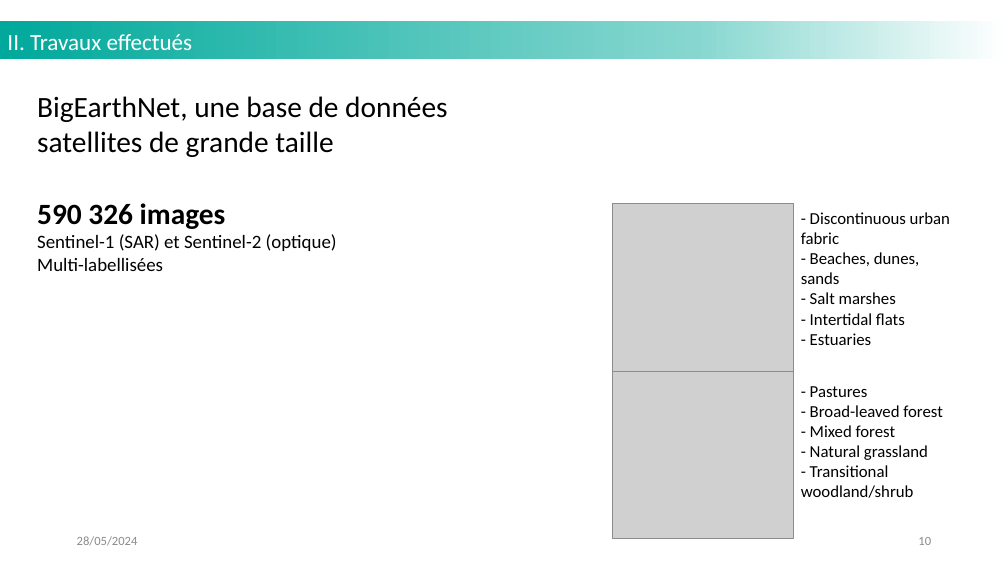
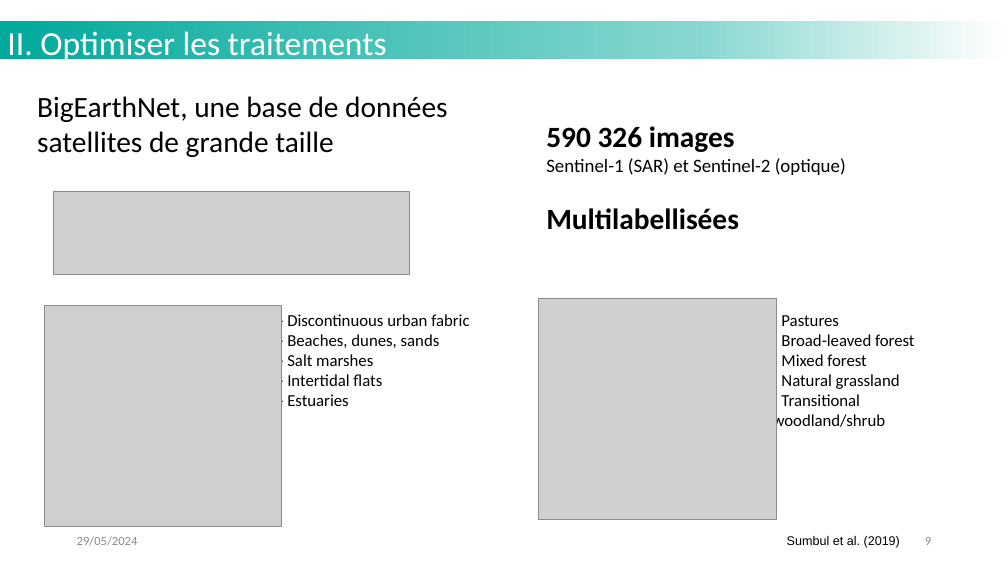
Before and after one commit to MattVerlynde/cahier-labo-stage, a slide deck: slide 9 of static/files_presentation/slides_presentation_stage_LISTIC_MVerlynde_2024.pptx (slide 10 before the commit). Drawn at 1008x567 pixels with LibreOffice and Linux fonts; fonts in the diff are those of the drawing; grey boxes stand for pictures; background and template pictures are left out. Boxes give left, top, right and bottom in pixels: in the first picture for what was removed or moved away, otherwise in the second. Text is boxed around its words. In the diff, an @@ line names an element or a change of style, - is before the commit and + after.

```diff
--- a/static/files_presentation/slides_presentation_stage_LISTIC_MVerlynde_2024.pptx
+++ b/static/files_presentation/slides_presentation_stage_LISTIC_MVerlynde_2024.pptx
@@ text at bbox=[7, 31, 387, 63]: text changed; size 22 to 32 pt @@
-II. Travaux effectués
+II. Optimiser les traitements
@@ text "590 326 images": place and size @@
-text "590 326 images" at bbox=[37, 203, 337, 271]
+text "590 326 images" at bbox=[546, 126, 846, 175]
@@ picture added at bbox=[53, 191, 409, 274] @@
@@ text added at bbox=[546, 208, 739, 230], 28 pt, text #000000, bold @@
+Multilabellisées
@@ text at bbox=[37, 258, 163, 271]: paragraph removed @@
-Multi-labellisées
@@ picture: place and size @@
-picture at bbox=[613, 371, 794, 538]
+picture at bbox=[539, 299, 777, 520]
@@ picture: place and size @@
-picture at bbox=[613, 204, 794, 371]
+picture at bbox=[44, 306, 281, 526]
@@ text "- Discontinuous urban fabric" rewrapped from bbox=[801, 212, 950, 345] to bbox=[287, 314, 469, 406] @@
@@ text "- Pastures" rewrapped from bbox=[801, 386, 942, 498] to bbox=[773, 315, 914, 431] @@
@@ text added at bbox=[787, 536, 900, 548], 12 pt, text #000000 @@
+Sumbul et al. (2019)
@@ page number at bbox=[925, 537, 931, 545]: text changed @@
-10
+9
```
Also in this commit, not shown: 10 other slides changed, 7 slides added, 5 slides removed, 2 other files.
